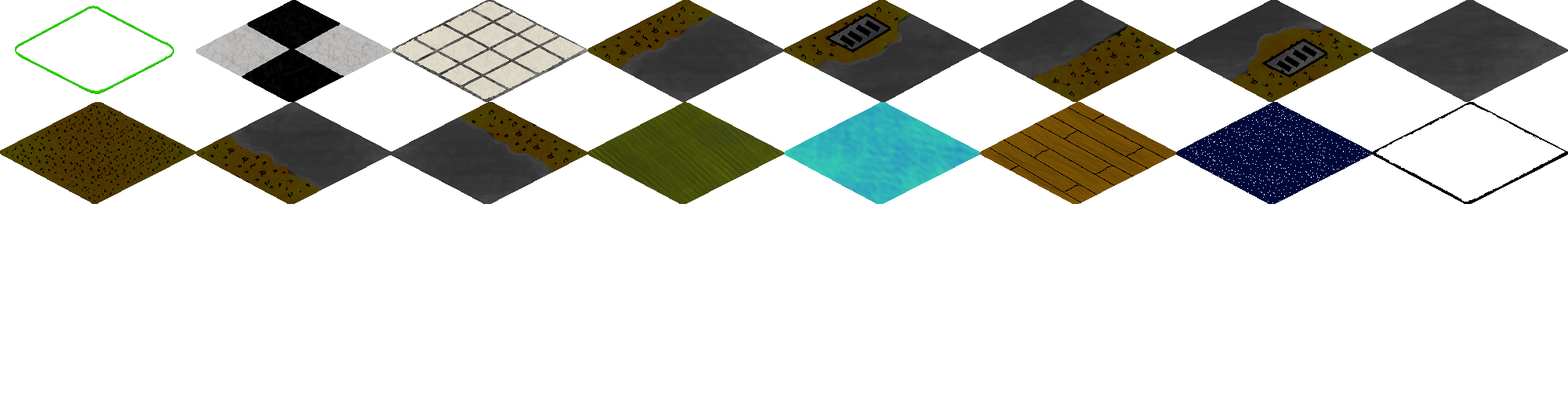
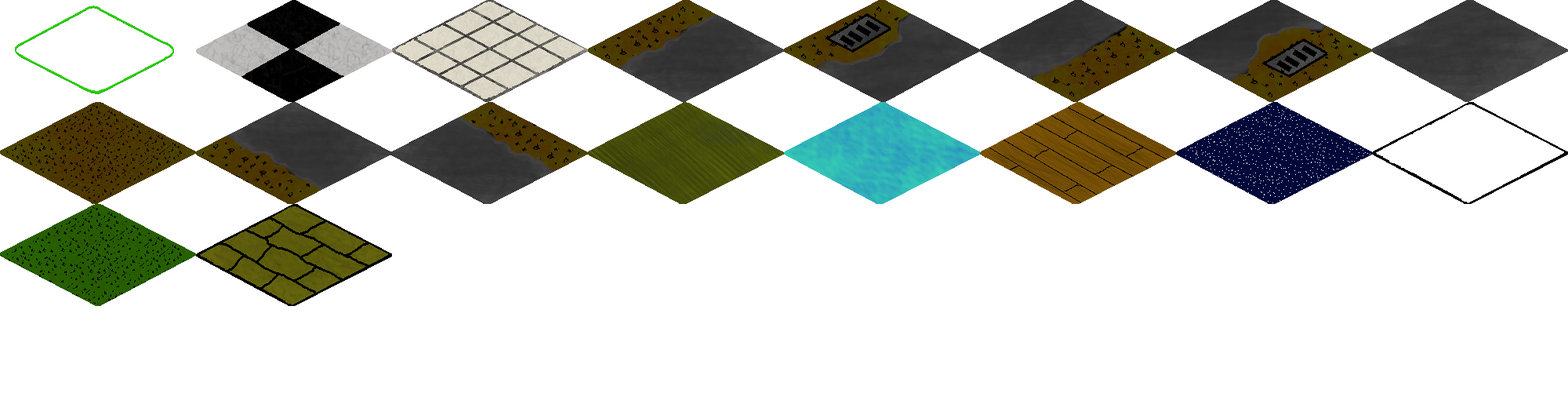
The second 1568 × 408 image is a revision of the first. Changes to its layers:
painted on "tiles250x129.png" over [left=0, top=10, right=1565, bottom=306]
